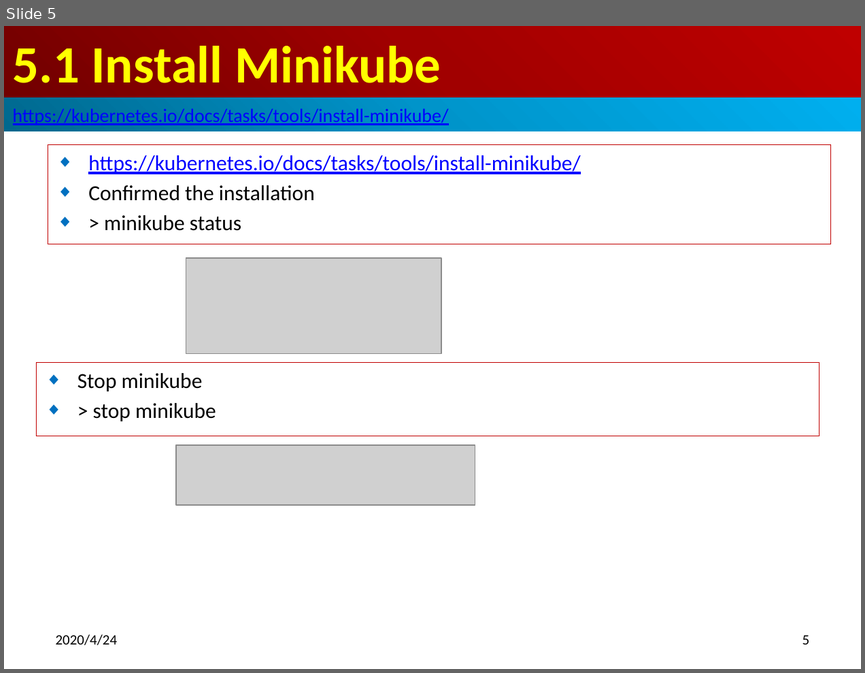
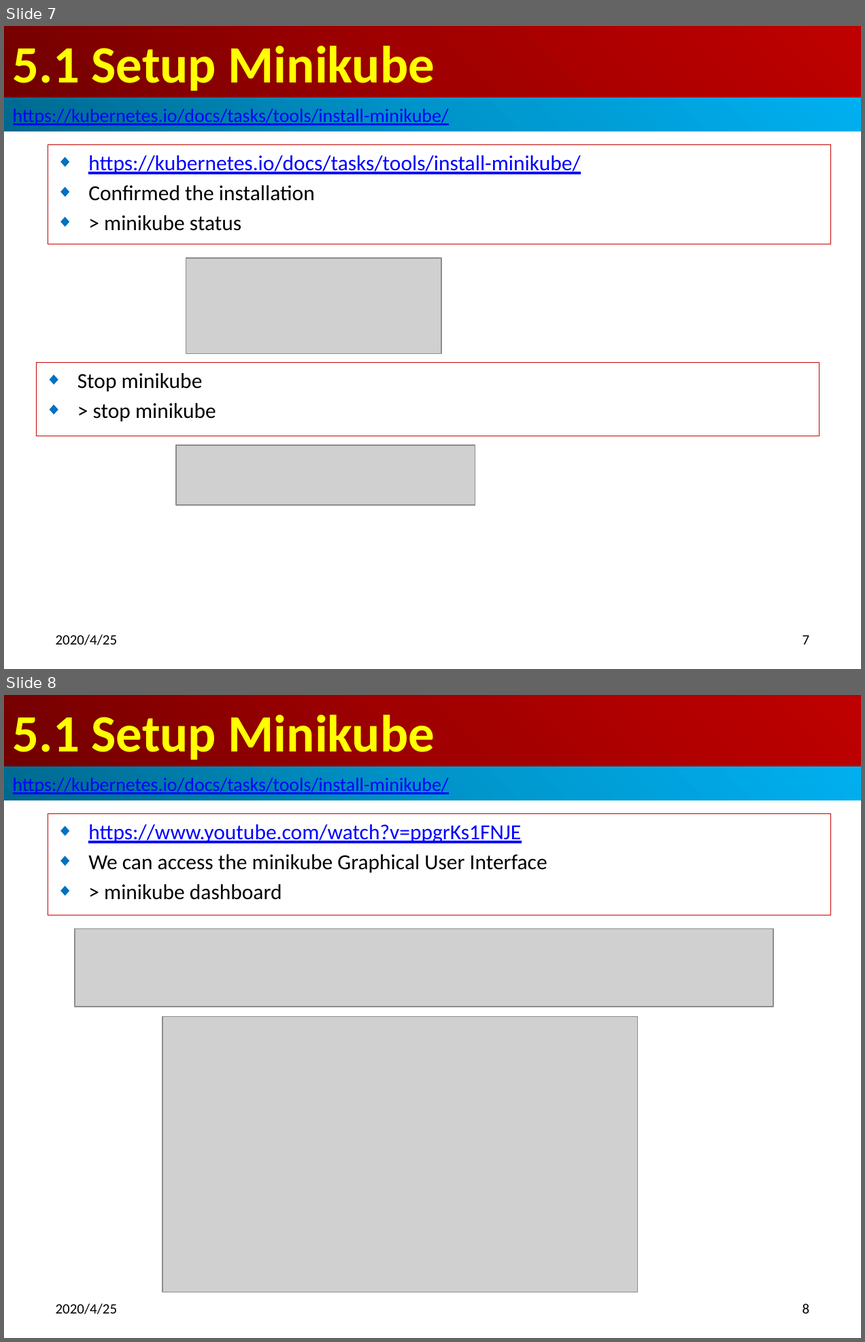
Before and after one commit to peterhchen/900-Kubernetes, a slide deck: 05_SetupMiniKube.pptx. Shown one above the other, each under a label of ours: slide 5 before the commit, slides 7 and 8 after it. The pictures are 865x673 and 865x1342 pixels, drawn with LibreOffice and Linux fonts; fonts in the diff are those of the drawing; grey boxes stand for pictures. Boxes give left, top, right and bottom in pixels: in the first picture for what was removed or moved away, otherwise in the second. Text is boxed around its words. In the diff, an @@ line names an element or a change of style, - is before the commit and + after.

Commit message:
Setup MiniKube

```diff
--- a/05_SetupMiniKube.pptx
+++ b/05_SetupMiniKube.pptx
@@ slide 8 added at (4,695,861,1338), background #FFFFFF @@
@@ title added at (4,695,861,767), fill gradient #720000 to #A20000 to #C00000, 44 pt, text #FFFF00, bold @@
+5.1 Setup Minikube
@@ rectangle added at (4,767,861,800), fill gradient #00688E to #0094CA to #00B0F0, 16 pt, text #0000FF, underline @@
+https://kubernetes.io/docs/tasks/tools/install-minikube/
@@ subtitle added at (48,814,830,915), outline #C00000 0.75 pt, 18 pt, text #000000 @@
+◆ https://www.youtube.com/watch?v=ppgrKs1FNJE
+◆ We can access the minikube Graphical User Interface
+◆ > minikube dashboard
@@ picture added at (75,929,773,1007) @@
@@ picture added at (162,1016,638,1292) @@
@@ text added at (56,1303,118,1314), 12 pt, text #000000 @@
+2020/4/25
@@ page number added at (802,1303,810,1313), 12 pt, text #000000 @@
+8
@@ what was slide 5 is now slide 7 @@
@@ slide 7 changed as well @@
@@ title at (13,46,435,91): text changed @@
-5.1 Install Minikube
+5.1 Setup Minikube
@@ text at (56,634,118,645): text changed @@
-2020/4/24
+2020/4/25
@@ page number at (802,635,810,644): text changed @@
-5
+7
```
Also in this commit, not shown: 5 other slides changed, 3 other slides added.
